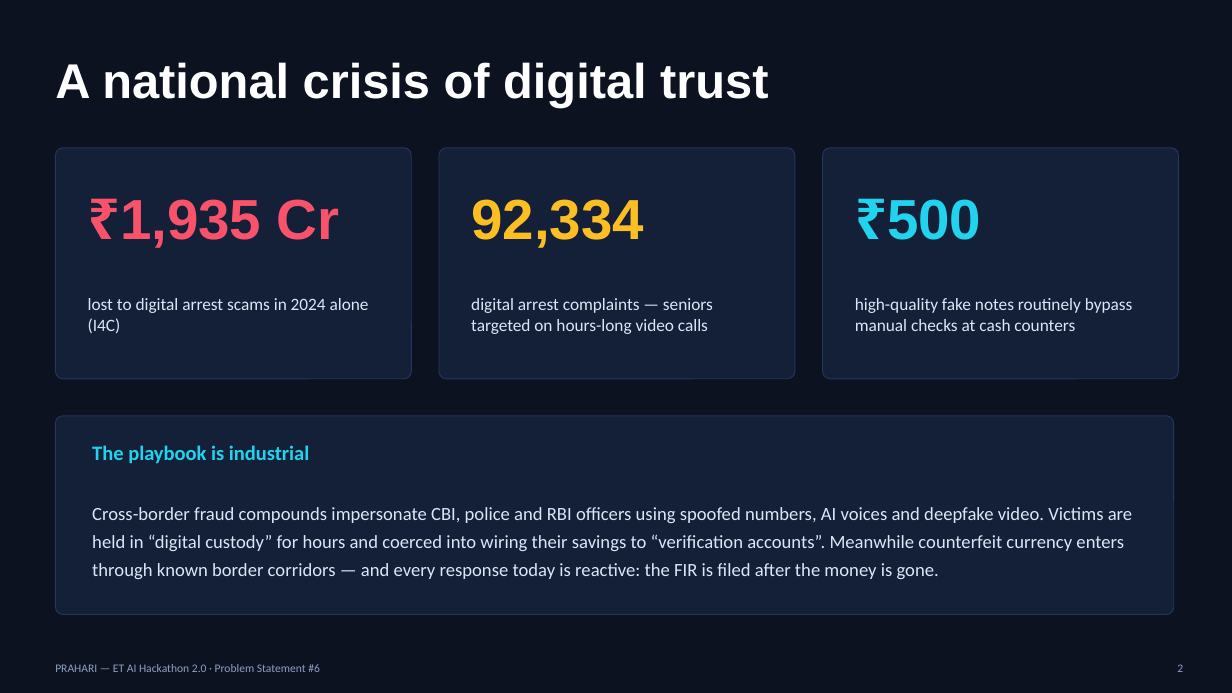
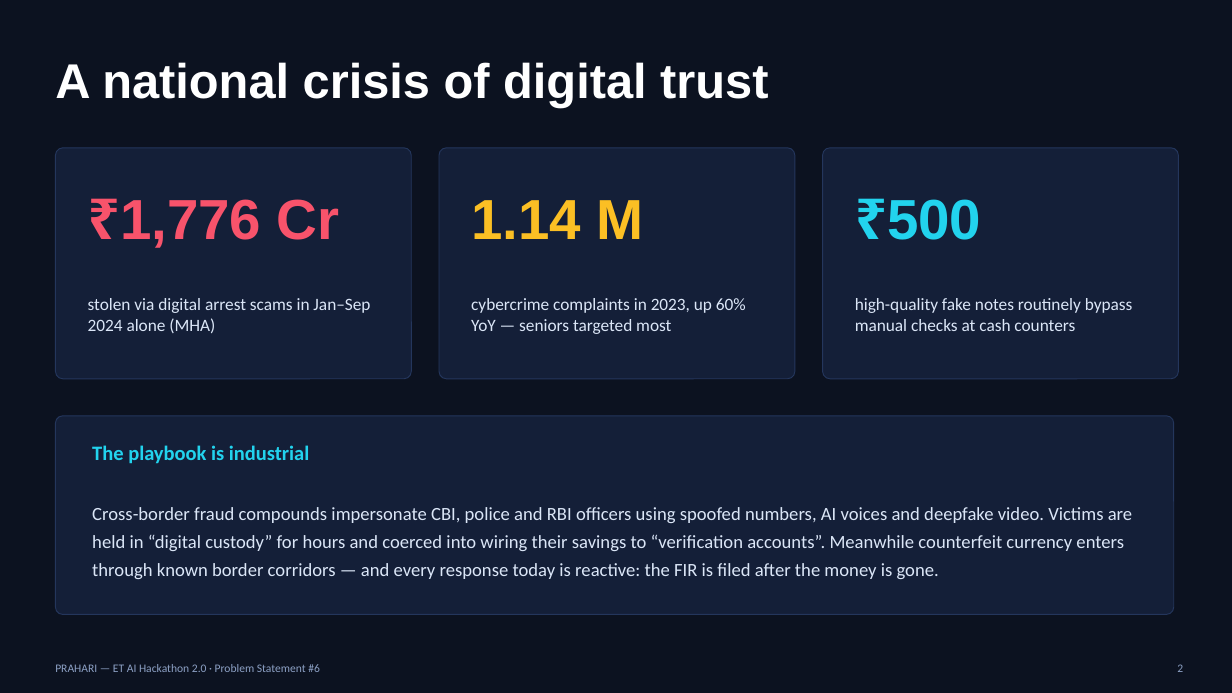
Before and after one commit to sanskar9999/prahari, a slide deck: slide 2 of docs/PRAHARI_Pitch_Deck.pptx. Drawn at 1232x693 pixels with LibreOffice and Linux fonts; fonts in the diff are those of the drawing. Boxes give left, top, right and bottom in pixels: in the first picture for what was removed or moved away, otherwise in the second. Text is boxed around its words. In the diff, an @@ line names an element or a change of style, - is before the commit and + after.

```diff
--- a/docs/PRAHARI_Pitch_Deck.pptx
+++ b/docs/PRAHARI_Pitch_Deck.pptx
@@ text at (120, 199, 340, 248): text changed @@
-₹1,935 Cr
+₹1,776 Cr
@@ text at (471, 200, 644, 239): text changed @@
-92,334
+1.14 M
@@ text at (88, 298, 370, 333): text changed @@
-lost to digital arrest scams in 2024 alone (I4C)
+stolen via digital arrest scams in Jan–Sep 2024 alone (MHA)
@@ text at (471, 298, 746, 334): text changed @@
-digital arrest complaints — seniors targeted on hours-long video calls
+cybercrime complaints in 2023, up 60% YoY — seniors targeted most
```
Also in this commit, not shown: 2 other slides changed, 9 other files.
